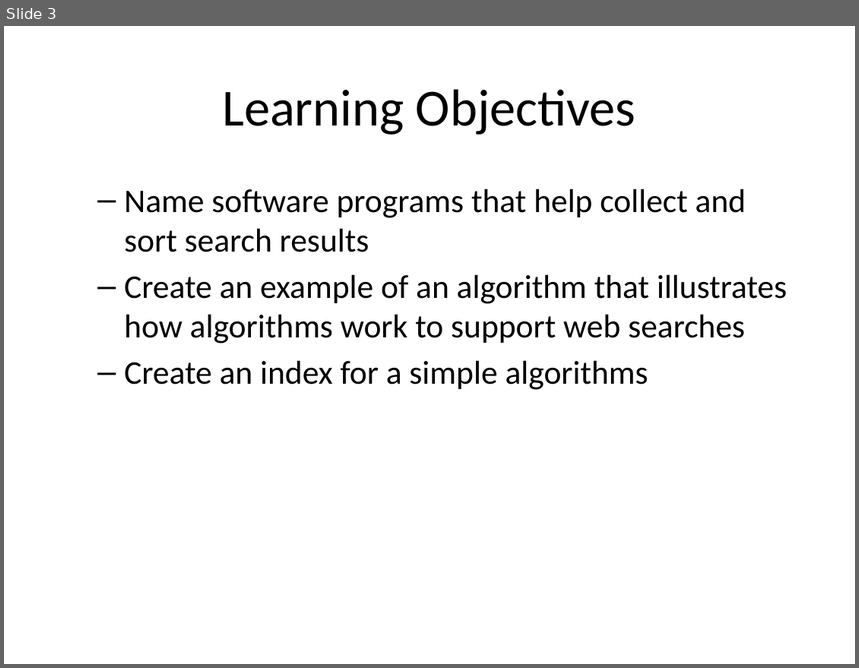
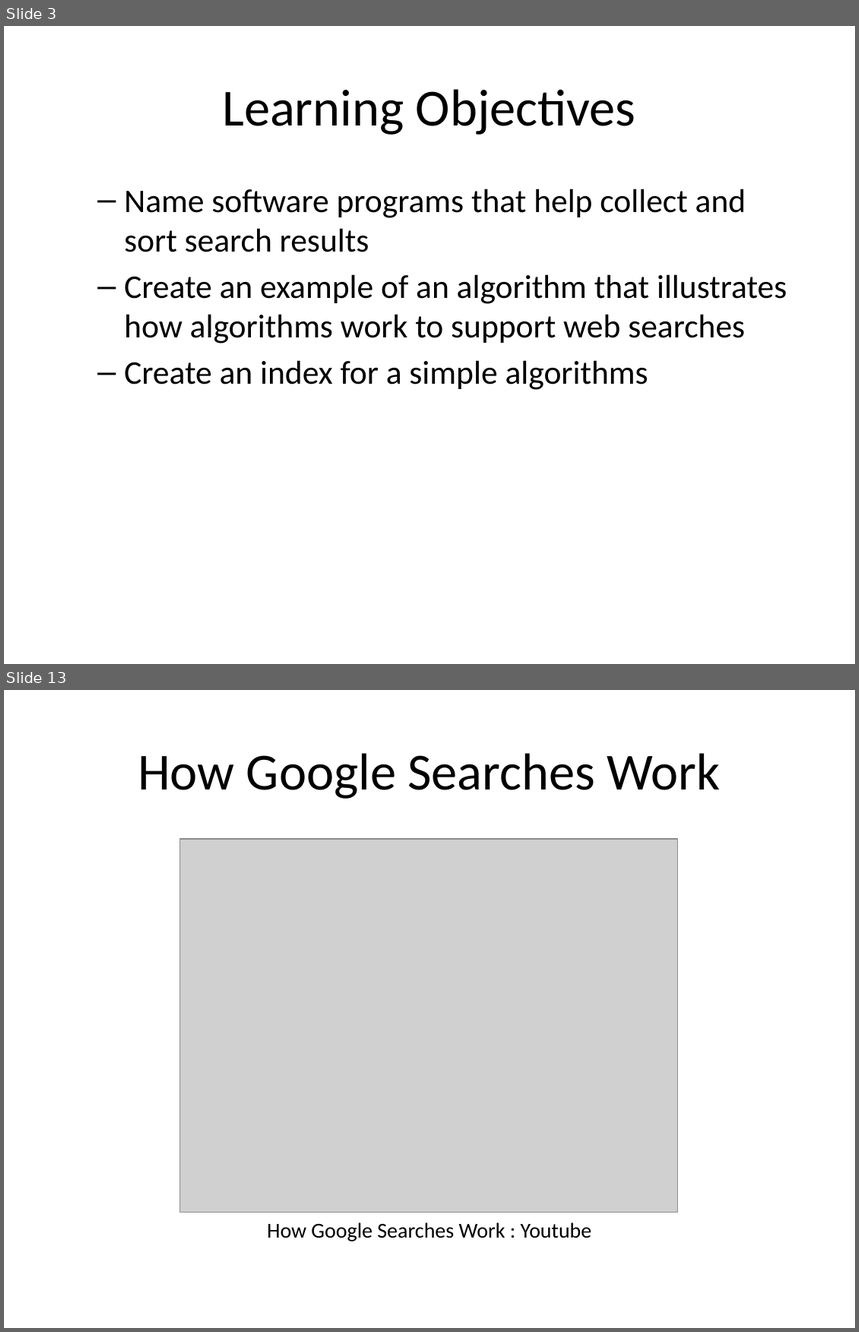
Before and after one commit to mr-eggleton/web-lit-core, a slide deck: powerpoints/04-search-party.pptx. Shown one above the other, each under a label of ours: slide 3 before the commit, slides 3 and 13 after it; the slides between them are not shown. The pictures are 859x668 and 859x1332 pixels, drawn with LibreOffice and Linux fonts; fonts in the diff are those of the drawing; grey boxes stand for pictures. Boxes give left, top, right and bottom in pixels: in the first picture for what was removed or moved away, otherwise in the second. Text is boxed around its words. In the diff, an @@ line names an element or a change of style, - is before the commit and + after.

Commit message:
04-Search Party

```diff
--- a/powerpoints/04-search-party.pptx
+++ b/powerpoints/04-search-party.pptx
@@ slide 13 added at [4, 690, 855, 1328], background #FFFFFF @@
@@ title added at [138, 753, 721, 799], 44 pt, text #000000 @@
+How Google Searches Work
@@ picture added at [180, 839, 678, 1213] @@
@@ text added at [267, 1223, 592, 1242], 18 pt, text #000000 @@
+How Google Searches Work : Youtube
```
Also in this commit, not shown: 4 slides changed, 7 other slides added, 1 slide removed, 3 other files.
